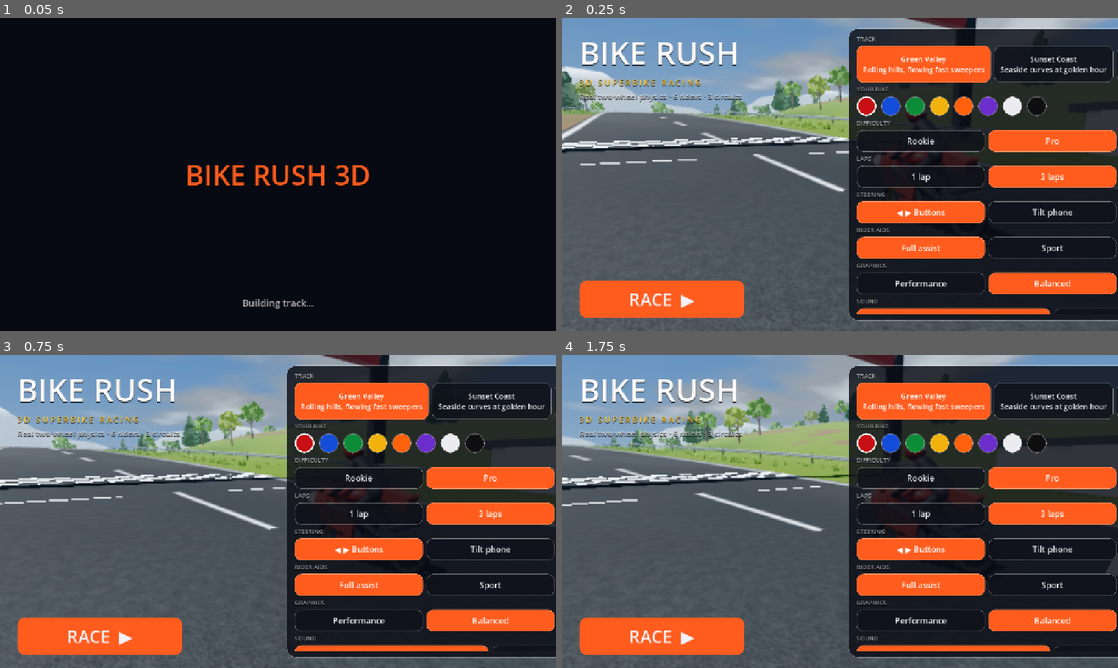
Above: before the commit, frames 1-4 (two rows, left to right).
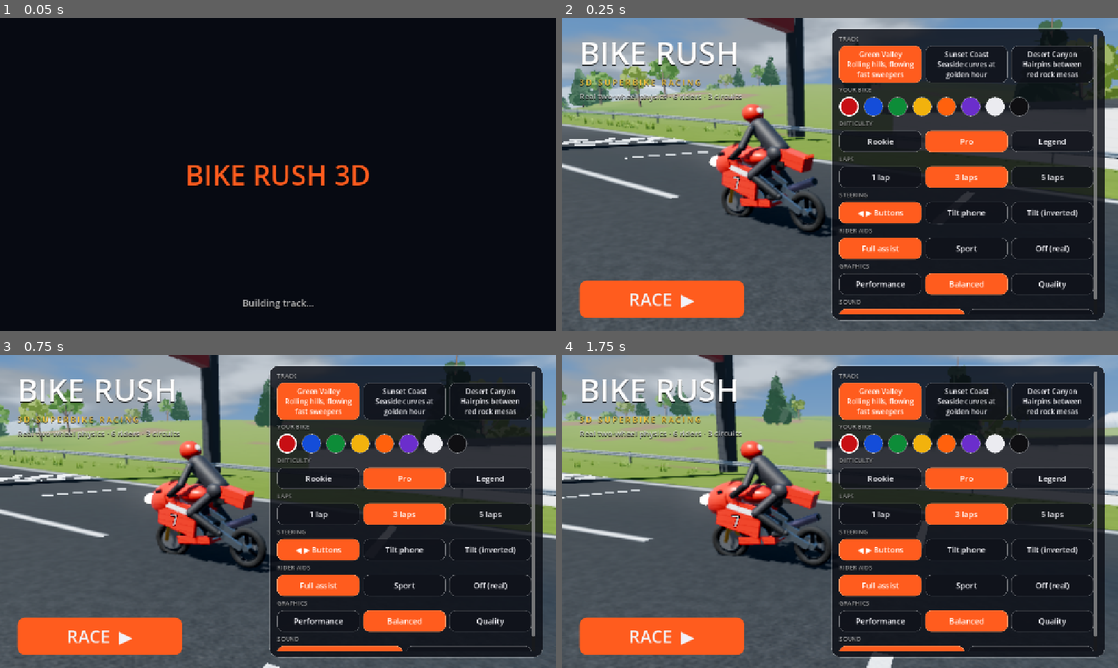
Above: after the commit, the same moments.

Repository: Phaneendraaa/bile-rush-godot
Game: Godot game, scene res://scenes/main.tscn
Same seed, same stepped clock (60 frames per second), same inputs: the game is played once before the commit and once after it.
Inputs:
- Up to frame 1 (0.05 s): no input
- Up to frame 2 (0.25 s): no input
- Up to frame 3 (0.75 s): hold Right (right) from 0.53 s (still down); hold C (cam) from 0.53 s (still down)
- Up to frame 4 (1.75 s): tap Space at 0.77, 1.52 s; release Right (right) at 1.28 s; release C (cam) at 1.28 s; hold Down (brake) from 1.28 s (still down); tap C (cam) at 1.35 s

Frame 1 is identical in both runs. In frame 2, 44% of the frame differs, in the area x 0-100%, y 0-100%; in frame 3, 45%; in frame 4, 45%.

Commit message:
Menu layout fits all options, bike framed in showroom, helmet cam hides own rider; grass grip; AI telemetry trace
Co-Authored-By: Claude Opus 5.5 <noreply@anthropic.com>
Claude-Session: https://claude.ai/code/session_015NGkDxChG22Fa5WNcvywEn

Diff:
--- a/scripts/main.gd
+++ b/scripts/main.gd
@@ -89,6 +89,7 @@
 	ui.build_hud()
 	ui.build_pause()
 	ui.build_results()
+	ui.set_lights(0, false)
 	ui.start_race.connect(_on_start)
 	ui.resume.connect(func(): _set_paused(false))
 	ui.restart.connect(_on_start)
@@ -490,8 +491,10 @@
 	var p: Vector3 = show_bike.global_position
 	var r := 5.2
 	cam.global_position = p + Vector3(cos(orbit) * r, 1.5 + sin(orbit * 0.6) * 0.35, sin(orbit) * r)
-	var side := Vector3(-sin(orbit), 0, cos(orbit))
-	cam.look_at(p + Vector3(0, 0.75, 0) + side * 1.4, Vector3.UP)
+	cam.look_at(p + Vector3(0, 0.75, 0), Vector3.UP)
+	# frame the bike in the gap between the title column and the settings panel
+	var right: Vector3 = cam.global_basis.x
+	cam.look_at(p + Vector3(0, 0.75, 0) + right * 1.1, Vector3.UP)
 	cam.fov = 50.0
 
 
@@ -500,6 +503,8 @@
 		var body: RigidBody3D = b["body"]
 		var model = b["model"]
 		model.sync(body, dt)
+		if b == player and not bool(body.get("is_crashed")):
+			model.set_rider_visible(cam.mode != 2)
 		if b.has("smoke"):
 			var spd := absf(float(body.get("speed")))
 			var slide := maxf(float(body.get("rear_slide")), float(body.get("front_slide")))
@@ -676,6 +681,14 @@
 			sim += 1.0 / 120.0
 			race_time = sim
 			_race_logic(1.0 / 120.0)
+			if ti == 0 and sim < 70.0 and int(sim * 120.0) % 30 == 0:
+				var mb = bikes[1]["body"]
+				var ai = bikes[1]["ai"]
+				print("  TRACE t=%.2f s=%.0f k=%.4f v=%.1f vt=%.1f steer=%.2f leanT=%.1f lean=%.1f lat=%.2f fs=%.2f rs=%.2f surf=%s thr=%.2f brk=%.2f" % [
+					sim, float(mb.progress), tr.curv_at(float(mb.progress)), float(mb.speed),
+					AIRider.target_speed(mb, tr, ai.corner_margin, ai.skill, ai.brake_decel), float(mb.steer),
+					rad_to_deg(float(mb.lean_target)), rad_to_deg(float(mb.lean)), float(mb.lateral),
+					float(mb.front_slide), float(mb.rear_slide), str(mb.surface), float(mb.throttle), float(mb.brake)])
 			if sim >= next_log:
 				next_log += 10.0
 				var line := "  t=%3.0fs" % sim
@@ -738,6 +751,7 @@
 		state = "race"
 		countdown = 0.0
 		ui.show_hud(true, false)
+		ui.set_lights(0, false)
 		for k in 3:
 			for _f in 90:
 				await get_tree().process_frame
--- a/scripts/ui.gd
+++ b/scripts/ui.gd
@@ -164,7 +164,7 @@
 
 	var panel := PanelContainer.new()
 	panel.set_anchors_preset(Control.PRESET_RIGHT_WIDE)
-	panel.offset_left = -620
+	panel.offset_left = -660
 	panel.offset_right = -30
 	panel.offset_top = 24
 	panel.offset_bottom = -24
@@ -210,7 +210,9 @@
 		b.button_group = group
 		b.custom_minimum_size = Vector2(0, h)
 		b.size_flags_horizontal = Control.SIZE_EXPAND_FILL
-		b.add_theme_font_size_override("font_size", 17 if h > 60 else 19)
+		b.add_theme_font_size_override("font_size", 16 if h > 60 else 18)
+		b.autowrap_mode = TextServer.AUTOWRAP_WORD_SMART
+		b.clip_text = true
 		b.button_pressed = int(settings.get(key, 0)) == i
 		var idx := i
 		b.pressed.connect(func():
